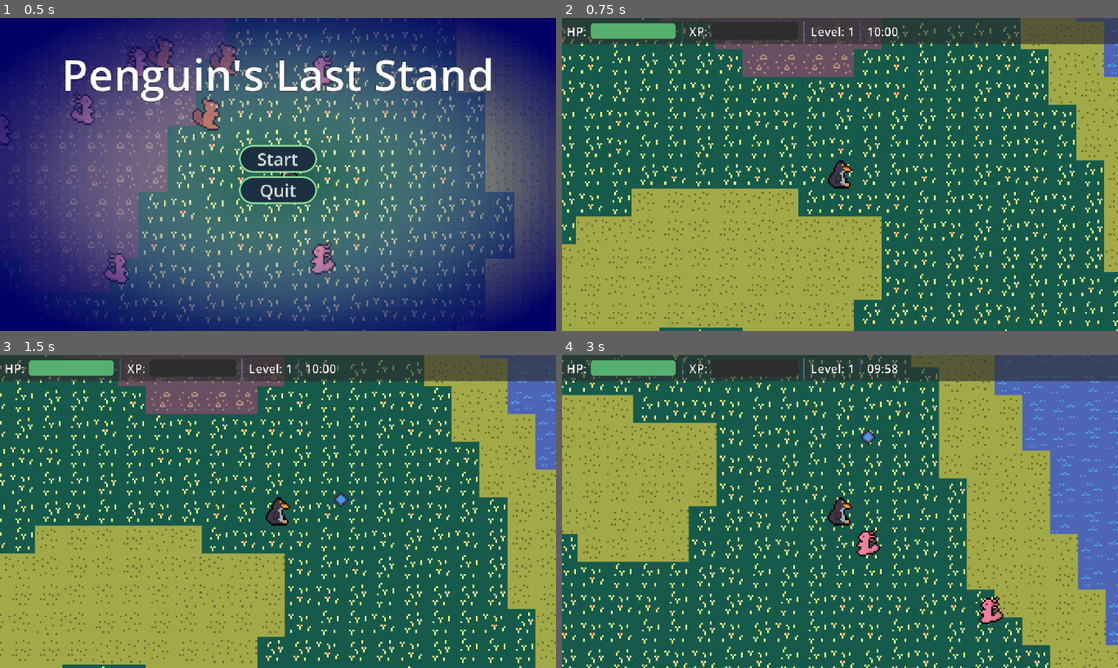
Above: before the commit, frames 1-4 (two rows, left to right).
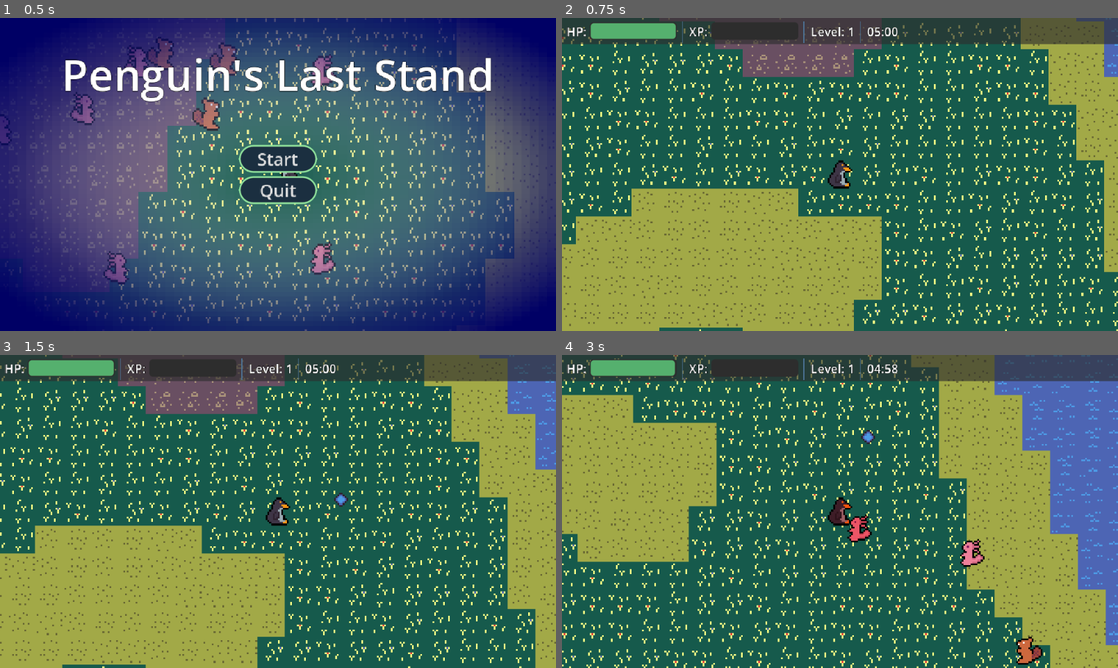
Above: after the commit, the same moments.

Repository: dr-rodriguez/Penguin-Last-Stand
Game: Godot game, scene res://src/core/main_game/main_game.tscn
The game is run twice, just before and just after one commit, with the same random seed, the same clock (stepped at 60 frames per second) and the same inputs. Sound files missing from this copy of the repository are replaced by a short silence.
Inputs (mouse positions are in pixels of both pictures, inside the frame that each line leads up to):
- Up to frame 1 (0.5 s): no input
- Up to frame 2 (0.75 s): click "Start" at 0.5 s
- Up to frame 3 (1.5 s): tap Enter at 1.25 s; move the mouse to (400, 495) at 1.27 s; press the mouse at (400, 495) at 1.28 s; hold D (move_right) from 1.28 s (still down)
- Up to frame 4 (3 s): move the mouse to (728, 527) at 2.02 s; release D (move_right) at 2.03 s; release the mouse at (728, 527) at 2.03 s; hold S (move_down) 2.03-2.78 s; click (728, 527) at 2.1 s; move the mouse to (895, 442) at 2.77 s; press the mouse at (895, 442) at 2.78 s; hold D (move_right) from 2.78 s (still down)

Frame 1 is identical in both runs. In frame 2, less than 0.1% of the frame differs, in the area x 55-58%, y 2-6%; in frame 3, less than 0.1%; in frame 4, 1.5%, in the area x 19-87%, y 1-99%.

Commit message:
tweak spawn parameters

Diff:
--- a/src/core/autoload/game.gd
+++ b/src/core/autoload/game.gd
@@ -49,8 +49,8 @@
 	if Stats.time_elapsed >= Stats.MAX_TIME:
 		run_won.emit()
 
-	# Increase difficulty every 2 minutes
-	if Stats.time_elapsed % 120 == 0:
+	# Increase difficulty periodically
+	if Stats.time_elapsed % Stats.DIFFICULTY_TIMER == 0:
 		_increase_difficulty()
 
 
@@ -111,19 +111,16 @@
 func _apply_health_boost() -> void:
 	Stats.player_health += 10.
 	Stats.current_player_health += 10.
-	print("[Game] health: " + str(Stats.current_player_health) + "/" + str(Stats.player_health))
 
 ## Increase fire rate
 func _apply_fire_rate_up() -> void:
 	Stats.current_fire_interval *= (1.0 - Stats.POWER_GROWTH)
 	Stats.fire_interval *= (1.0 - Stats.POWER_GROWTH)
-	print("[Game] fire rate: " + str(Stats.current_fire_interval))
 
 ## Increase damage dealt
 func _apply_damage_up() -> void:
 	Stats.current_bullet_damage += 1
 	Stats.bullet_damage += 1.0
-	print("[Game] damage: " + str(Stats.current_bullet_damage))
 
 #endregion
 
--- a/src/core/autoload/stats.gd
+++ b/src/core/autoload/stats.gd
@@ -6,9 +6,13 @@
 ## Growth rate of difficulty/level up requirement
 const GROWTH: float = 0.15
 ## Maximum time to count down from
-const MAX_TIME: int = 600
+const MAX_TIME: int = 300
 ## Growth rate of power ups
 const POWER_GROWTH: float = 0.1
+## Difficulty increase timer
+const DIFFICULTY_TIMER: int = 30
+## Minimum possible enemy spawn time
+const MINIMUM_ENEMY_SPAWN_TIME: float = 0.01
 
 #region Defaults
 const DEFAULT_PLAYER_HEALTH: float = 50.0
@@ -16,8 +20,8 @@
 const DEFAULT_FIRE_INTERVAL: float = 0.5
 const DEFAULT_BULLET_SPEED: float = 300.0
 const DEFAULT_BULLET_DAMAGE: float = 4.0
-const DEFAULT_ENEMY_TYPE_WEIGHT: float = 0.4
-const DEFAULT_ENEMY_SPAWN_TIME: float = 0.8
+const DEFAULT_ENEMY_TYPE_WEIGHT: float = 0.35
+const DEFAULT_ENEMY_SPAWN_TIME: float = 0.5
 #endregion
 
 # Player properties
@@ -62,7 +66,7 @@
 var enemy_spawn_time: float = DEFAULT_ENEMY_SPAWN_TIME:
 	set(value):
 		# Clamp to be within low/high thresholds
-		enemy_spawn_time = clampf(value, 0.05, DEFAULT_ENEMY_SPAWN_TIME)
+		enemy_spawn_time = clampf(value, MINIMUM_ENEMY_SPAWN_TIME, DEFAULT_ENEMY_SPAWN_TIME)
 
 ## List of available power ups
 var power_up_list := [
--- a/src/core/main_game/spawner.gd
+++ b/src/core/main_game/spawner.gd
@@ -41,8 +41,6 @@
 	# Use latest spawn time
 	spawn_timer.start(Stats.enemy_spawn_time)
 
-	#print("[Spawner] Enemy " + enemy.enemy_def.name + " added")
-
 
 ## Release a defeated enemy
 func _on_enemy_defeated(enemy: Node) -> void:
--- a/src/resources/axolotl.tres
+++ b/src/resources/axolotl.tres
@@ -6,5 +6,6 @@
 [resource]
 script = ExtResource("1_082pe")
 texture = ExtResource("2_082pe")
+speed = 20.0
 name = "Axolotl"
 metadata/_custom_type_script = "uid://cihybvhpvn5ve"
--- a/src/resources/beaver.tres
+++ b/src/resources/beaver.tres
@@ -6,5 +6,8 @@
 [resource]
 script = ExtResource("1_wyw24")
 texture = ExtResource("2_wyw24")
+health = 8.0
+speed = 15.0
+damage = 2.0
 name = "Beaver"
 metadata/_custom_type_script = "uid://cihybvhpvn5ve"
